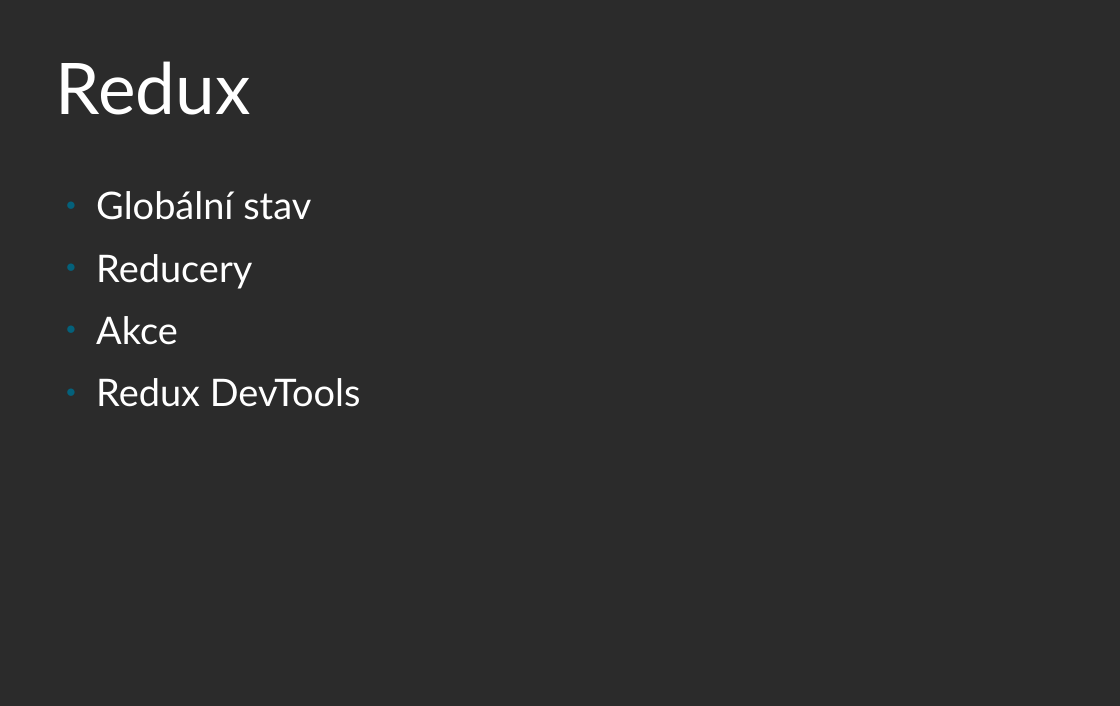
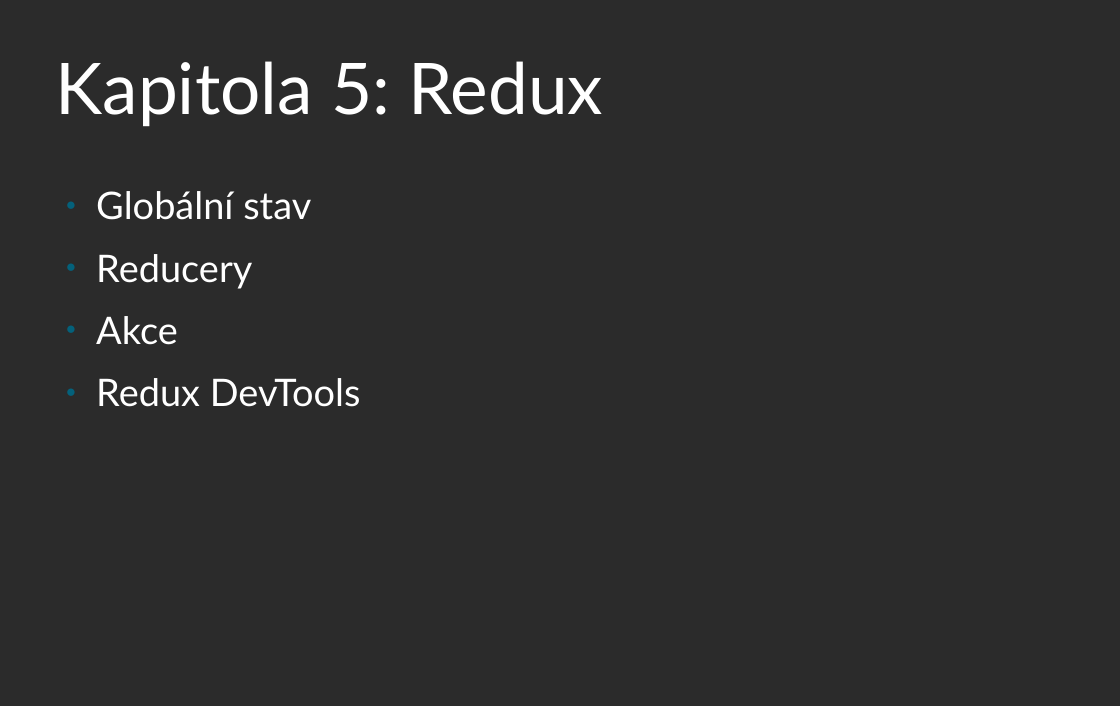
Before and after one commit to martinhrncir/starter, a slide deck: slide 13 of src/presentation/prezentace.odp (slide 11 before the commit). Drawn at 1120x706 pixels with LibreOffice and Linux fonts; fonts in the diff are those of the drawing; background and template pictures are left out; a plain dark background stands for a picture behind light text. Boxes give left, top, right and bottom in pixels: in the first picture for what was removed or moved away, otherwise in the second. Text is boxed around its words. In the diff, an @@ line names an element or a change of style, - is before the commit and + after.

```diff
--- a/src/presentation/prezentace.odp
+++ b/src/presentation/prezentace.odp
@@ title at box(56, 61, 603, 127): text changed @@
-Redux
+Kapitola 5: Redux
```
Also in this commit, not shown: 5 other slides changed, 2 slides added, 18 other files.
